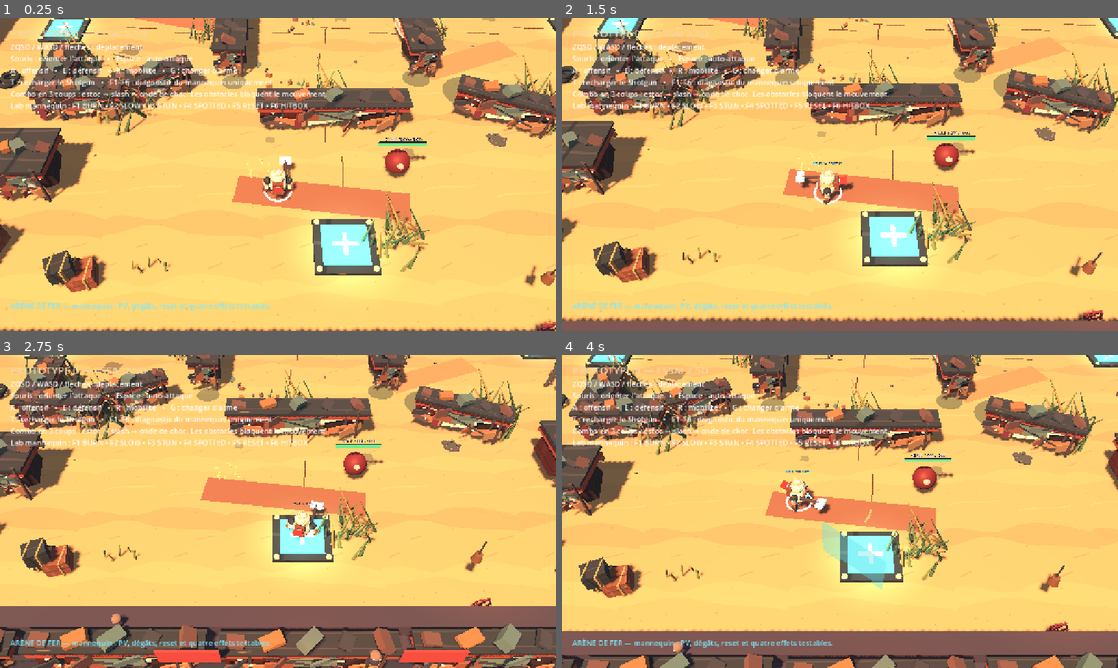
Above: before the commit, frames 1-4 (two rows, left to right).
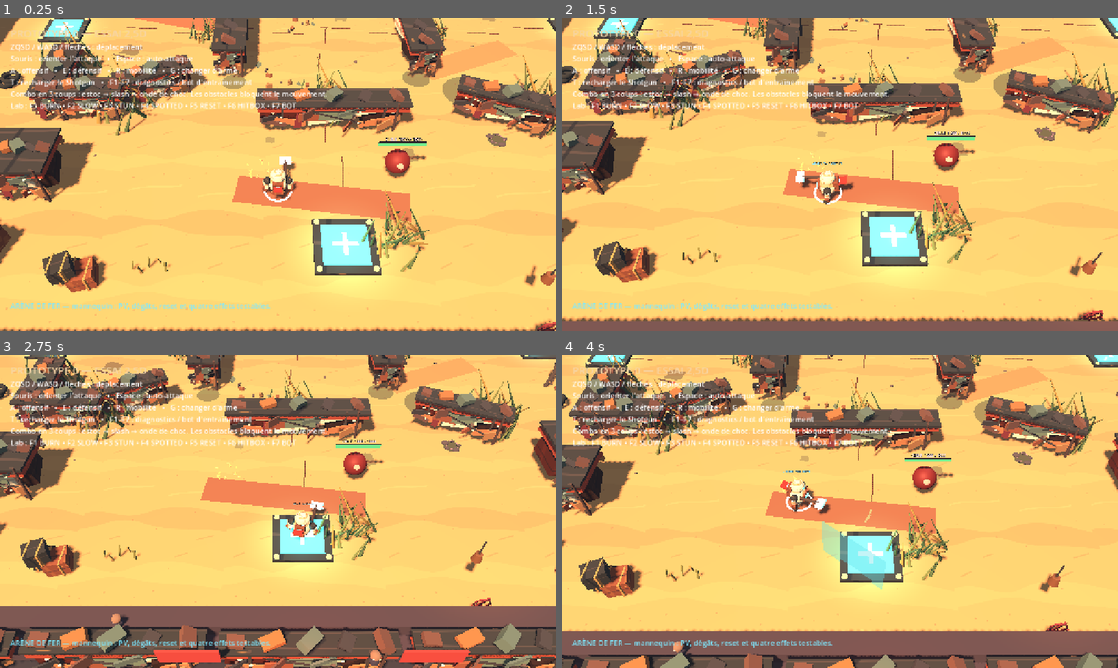
Above: after the commit, the same moments.

Repository: aKoMoses/PROTOTYPE-V0.1
Game: Godot game, scene res://scenes/main.tscn
Two runs of this game, one before a commit and one after it. Both use one fixed random seed, a clock stepped at 60 frames per second and the inputs below.
Inputs (mouse positions are in pixels of both pictures, inside the frame that each line leads up to):
- Up to frame 1 (0.25 s): no input
- Up to frame 2 (1.5 s): move the mouse to (962, 158) at 0.52 s; hold D 0.53-1.28 s; hold Q 0.53-1.28 s; click (962, 158) at 0.67 s; tap Space at 0.77 s; move the mouse to (728, 190) at 1.27 s; hold S from 1.28 s (still down); tap Z at 1.35 s
- Up to frame 3 (2.75 s): tap Space at 1.52 s; move the mouse to (333, 442) at 2.02 s; release S at 2.03 s; hold D from 2.03 s (still down); tap G at 2.1 s
- Up to frame 4 (4 s): move the mouse to (812, 574) at 2.77 s; release D at 2.78 s; hold W 2.78-3.53 s; tap E at 2.85 s; click (812, 574) at 2.92 s; tap Space at 3.02, 3.77 s; move the mouse to (1006, 558) at 3.52 s; hold Left from 3.53 s (still down); tap R at 3.6 s

The runs differ from the first frame. In frame 1, 0.8% of the frame differs, in the area x 4-56%, y 19-30%; in frame 2, 0.8%; in frame 3, 0.8%; in frame 4, 0.8%.

Commit message:
Add optional local training bot

Diff:
--- a/scripts/main.gd
+++ b/scripts/main.gd
@@ -1434,7 +1434,7 @@
 
 	var help := Label.new()
 	help.position = Vector2(24.0, 54.0)
-	help.text = "ZQSD / WASD / flèches : déplacement\nSouris :  …(120 unchanged characters)… rme\nT : recharger le Shotgun   •   F1–F6 : diagnostic du mannequin uniquement\nCombo en 3 coups : estoc → slash → onde de choc. Les obstacles bloquent le mouvement.\nLab mannequin : F1 BURN • F2 SLOW • F3 STUN • F4 SPOTTED • F5 RESET • F6 HITBOX"
+	help.text = "ZQSD / WASD / flèches : déplacement\nSouris :  …(120 unchanged characters)… rme\nT : recharger le Shotgun   •   F1–F7 : diagnostics / bot d'entraînement\nCombo en 3 coups : estoc → slash → onde de choc. Les obstacles bloquent le mouvement.\nLab : F1 BURN • F2 SLOW • F3 STUN • F4 SPOTTED • F5 RESET • F6 HITBOX • F7 BOT"
 	help.add_theme_font_size_override("font_size", 17)
 	help.add_theme_color_override("font_color", Color.WHITE)
 	layer.add_child(help)
--- a/scripts/player.gd
+++ b/scripts/player.gd
@@ -323,6 +323,9 @@
 	if _pressed_once(KEY_F6):
 		_show_debug_hitbox = not _show_debug_hitbox
 		_attack_label.text = "DIAGNOSTIC HITBOX : %s" % ("ON" if _show_debug_hitbox else "OFF")
+	if _pressed_once(KEY_F7):
+		var bot_enabled := bool(target.call("toggle_training_bot"))
+		_attack_label.text = "BOT D'ENTRAÎNEMENT : %s" % ("ON" if bot_enabled else "OFF")
 	if _pressed_once(KEY_G):
 		set_weapon("shotgun" if _weapon_id == "electro_axe" else "electro_axe")
 	if _pressed_once(KEY_A):
--- a/scripts/target_dummy.gd
+++ b/scripts/target_dummy.gd
@@ -3,6 +3,7 @@
 const COMBAT_DATA := preload("res://scripts/combat_data.gd")
 const COMBAT_STATE := preload("res://scripts/combat_state.gd")
 const VISIBILITY_STATE := preload("res://scripts/visibility_state.gd")
+const TRAINING_BOT := preload("res://scripts/training_bot.gd")
 
 var combat_state
 var visibility_state
@@ -26,6 +27,7 @@
 var _javelin_mark_label: Label3D
 var _javelin_mark_until := -1.0
 var _effect_clock := 0.0
+var _training_bot: Node
 
 
 func _ready() -> void:
@@ -39,6 +41,10 @@
 	combat_state.died.connect(_on_state_died)
 	_build_collision()
 	_build_visuals()
+	_training_bot = TRAINING_BOT.new()
+	_training_bot.name = "TrainingBot"
+	add_child(_training_bot)
+	_training_bot.call("set_enabled", false)
 	_update_label()
 	_update_effect_presentation()
 
@@ -101,8 +107,25 @@
 		visibility_state.reset()
 	if _body_material != null:
 		_body_material.albedo_color = Color("#8f302b")
+	if _training_bot != null:
+		_training_bot.call("reset_clock")
 	_update_status("")
 	_update_label()
+
+
+func set_training_bot_enabled(value: bool) -> void:
+	if _training_bot != null:
+		_training_bot.call("set_enabled", value)
+
+
+func toggle_training_bot() -> bool:
+	if _training_bot == null:
+		return false
+	return bool(_training_bot.call("toggle"))
+
+
+func is_training_bot_enabled() -> bool:
+	return _training_bot != null and bool(_training_bot.call("is_enabled"))
 
 
 func get_health() -> float:
--- /dev/null
+++ b/scripts/training_bot.gd
@@ -0,0 +1,107 @@
+class_name TrainingBot
+extends Node
+
+## Lightweight local opponent used for manual combat/visibility testing.
+## It is opt-in (F7) and deliberately applies raw damage only: status effects
+## must still come from the player's weapons/modules or explicit diagnostics.
+
+const ATTACK_INTERVAL := 2.20
+const ATTACK_DAMAGE := 35.0
+const ATTACK_RANGE := 9.5
+const MOVE_RADIUS_X := 2.8
+const MOVE_RADIUS_Z := 2.0
+const MOVE_SPEED := 1.8
+
+var enabled := false
+var _elapsed := 0.0
+var _next_attack_at := 1.0
+var _attack_serial := 0
+var _spawn_position := Vector3.ZERO
+
+
+func _ready() -> void:
+	var owner_3d := get_parent() as Node3D
+	if owner_3d != null:
+		_spawn_position = owner_3d.global_position
+	set_physics_process(false)
+
+
+func set_enabled(value: bool) -> void:
+	enabled = value
+	_elapsed = 0.0
+	_next_attack_at = 1.0
+	_attack_serial = 0
+	set_physics_process(enabled)
+	var owner_3d := get_parent() as Node3D
+	if owner_3d != null:
+		owner_3d.set_meta("training_bot_enabled", enabled)
+
+
+func toggle() -> bool:
+	set_enabled(not enabled)
+	return enabled
+
+
+func reset_clock() -> void:
+	_elapsed = 0.0
+	_next_attack_at = 1.0
+	_attack_serial = 0
+
+
+func is_enabled() -> bool:
+	return enabled
+
+
+func _physics_process(delta: float) -> void:
+	if not enabled or delta <= 0.0:
+		return
+	var bot_body := get_parent() as Node3D
+	var scene := get_tree().current_scene if get_tree() != null else null
+	var player := scene.get_node_or_null("Player") as Node3D if scene != null else null
+	if bot_body == null or player == null or not is_instance_valid(player):
+		return
+	_elapsed += delta
+	_update_patrol(bot_body, delta)
+	if _elapsed < _next_attack_at:
+		return
+	if _can_attack(bot_body, player):
+		_attack_player(player)
+	_next_attack_at = _elapsed + ATTACK_INTERVAL
+
+
+func _update_patrol(bot_body: Node3D, delta: float) -> void:
+	var desired := _spawn_position + Vector3(
+		sin(_elapsed * 0.72) * MOVE_RADIUS_X,
+		0.0,
+		cos(_elapsed * 0.53) * MOVE_RADIUS_Z
+	)
+	var blend := clampf(delta * MOVE_SPEED, 0.0, 1.0)
+	bot_body.global_position = bot_body.global_position.lerp(desired, blend)
+	bot_body.global_position.y = 0.0
+
+
+func _can_attack(bot_body: Node3D, player: Node3D) -> bool:
+	if bot_body.global_position.distance_to(player.global_position) > ATTACK_RANGE:
+		return false
+	if player.has_method("is_visible_to") and not bool(player.call("is_visible_to", bot_body)):
+		return false
+	return _line_of_sight_clear(bot_body, player)
+
+
+func _line_of_sight_clear(bot_body: Node3D, player: Node3D) -> bool:
+	var world := bot_body.get_world_3d()
+	if world == null:
+		return true
+	var query := PhysicsRayQueryParameters3D.create(bot_body.global_position + Vector3.UP * 0.72, player.global_position + Vector3.UP * 0.72)
+	query.collision_mask = 1
+	query.collide_with_areas = false
+	query.collide_with_bodies = true
+	query.exclude = [bot_body.get_rid(), player.get_rid()]
+	return world.direct_space_state.intersect_ray(query).is_empty()
+
+
+func _attack_player(player: Node3D) -> void:
+	if not player.has_method("take_damage"):
+		return
+	_attack_serial += 1
+	player.call("take_damage", ATTACK_DAMAGE, "training_bot", "training_bot:%d" % _attack_serial)
--- /dev/null
+++ b/tools/test_training_bot.gd
@@ -0,0 +1,43 @@
+extends SceneTree
+
+var _failures: Array[String] = []
+
+
+func _initialize() -> void:
+	var scene: Node = load("res://scenes/main.tscn").instantiate()
+	root.add_child(scene)
+	current_scene = scene
+	await process_frame
+	var player: Node = scene.get_node_or_null("Player")
+	var target: Node = scene.get_node_or_null("TargetDummy")
+	if player == null or target == null:
+		_failures.append("Player ou TargetDummy introuvable")
+	else:
+		if bool(target.call("is_training_bot_enabled")):
+			_failures.append("bot actif au démarrage")
+		if not (target.call("get_active_effect_types") as Array).is_empty():
+			_failures.append("effets actifs au démarrage du bot")
+		var start_position := (target as Node3D).global_position
+		target.call("set_training_bot_enabled", true)
+		if not bool(target.call("is_training_bot_enabled")):
+			_failures.append("activation du bot refusée")
+		await create_timer(1.35, true, false, false).timeout
+		var moved_distance := start_position.distance_to((target as Node3D).global_position)
+		if moved_distance < 0.03:
+			_failures.append("bot immobile après activation")
+		if float(player.call("get_health")) >= float(player.call("get_max_health")):
+			_failures.append("bot n'inflige aucun dégât lisible")
+		if not (target.call("get_active_effect_types") as Array).is_empty():
+			_failures.append("bot applique un effet de statut automatiquement")
+		target.call("set_training_bot_enabled", false)
+		player.call("reset_combat_state")
+		target.call("reset_combat_state")
+
+	if _failures.is_empty():
+		print("P0-112 TRAINING BOT TEST: PASS")
+		quit(0)
+	else:
+		for failure in _failures:
+			push_error("FAIL: " + failure)
+		print("P0-112 TRAINING BOT TEST: FAIL (%d)" % _failures.size())
+		quit(1)
Not shown, changed: README.md
